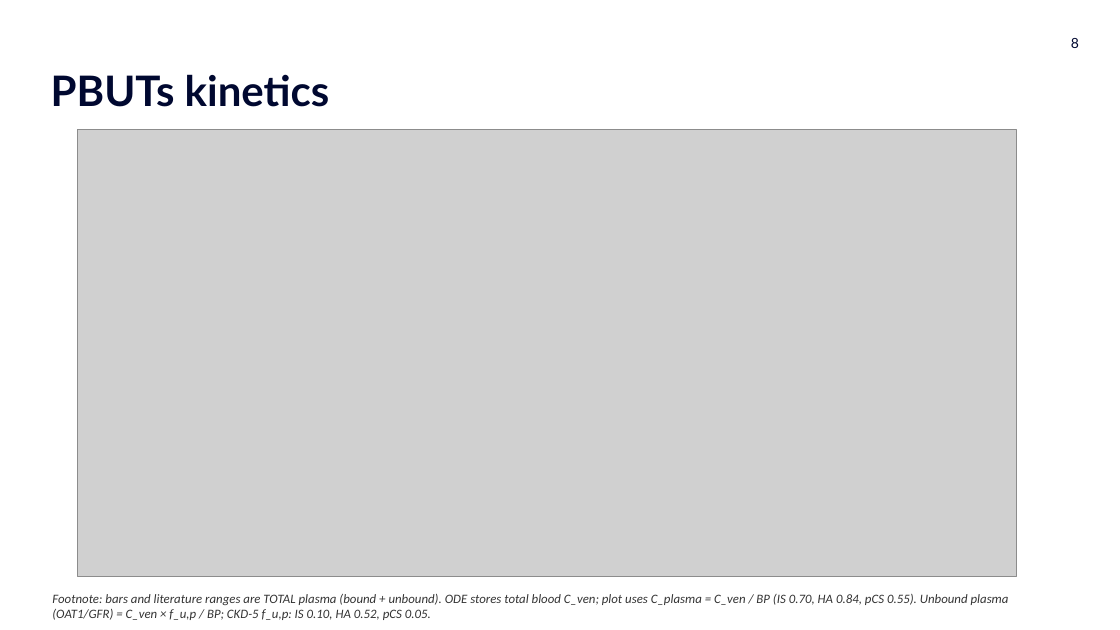
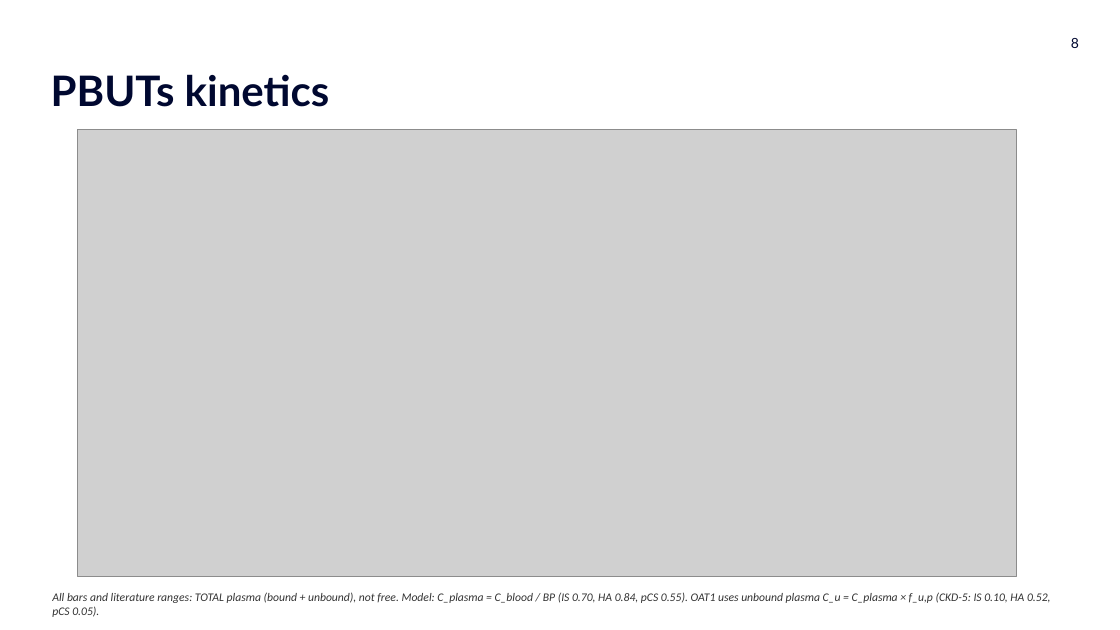
Before and after one commit to noroozbabaee/PBPK_Furosemide_Uremic_Toxins, a slide deck: slide 8 of publication_code/Furosemide_PBUT_UserCommittee_29_9_2026_Final.pptx. Drawn at 1120x630 pixels with LibreOffice and Linux fonts; fonts in the diff are those of the drawing; grey boxes stand for pictures; background and template pictures are left out. Boxes give left, top, right and bottom in pixels: in the first picture for what was removed or moved away, otherwise in the second. Text is boxed around its words. In the diff, an @@ line names an element or a change of style, - is before the commit and + after.

```diff
--- a/publication_code/Furosemide_PBUT_UserCommittee_29_9_2026_Final.pptx
+++ b/publication_code/Furosemide_PBUT_UserCommittee_29_9_2026_Final.pptx
@@ text at (x1=52, y1=592, x2=1051, y2=617): text changed; size 11 to 10 pt @@
-Footnote: bars and literature ranges are TOTAL plasma (bound + unbound). ODE stores total blood C_ven; plot uses C_plasma = C_ven / BP (IS 0.70, HA 0.84, pCS 0.55). Unbound plasma (OAT1/GFR) = C_ven × f_u,p / BP; CKD-5 f_u,p: IS 0.10, HA 0.52, pCS 0.05.
+All bars and literature ranges: TOTAL plasma (bound + unbound), not free. Model: C_plasma = C_blood / BP (IS 0.70, HA 0.84, pCS 0.55). OAT1 uses unbound plasma C_u = C_plasma × f_u,p (CKD-5: IS 0.10, HA 0.52, pCS 0.05).
```
Also in this commit, not shown: 5 other slides changed.
